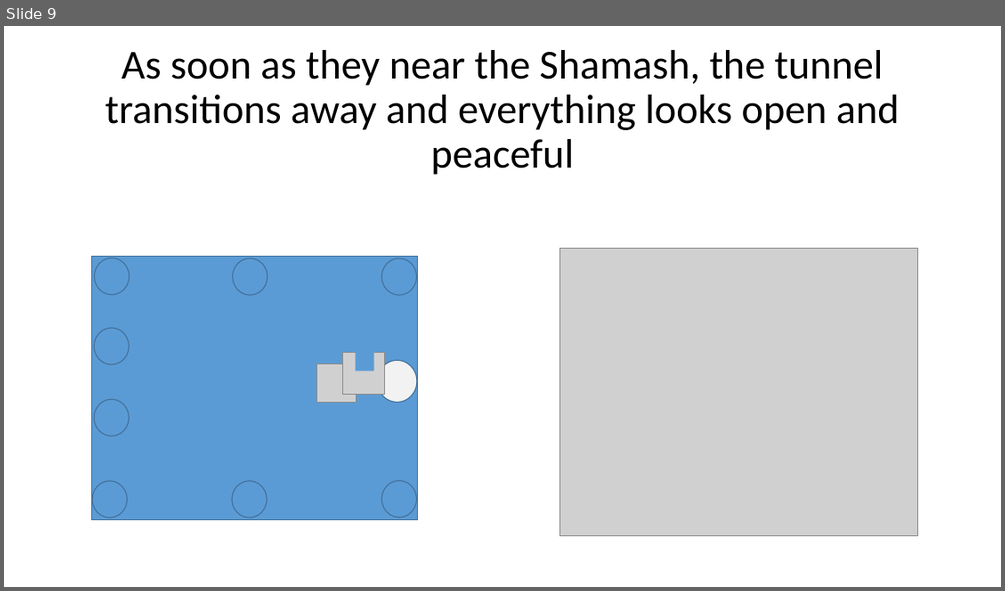
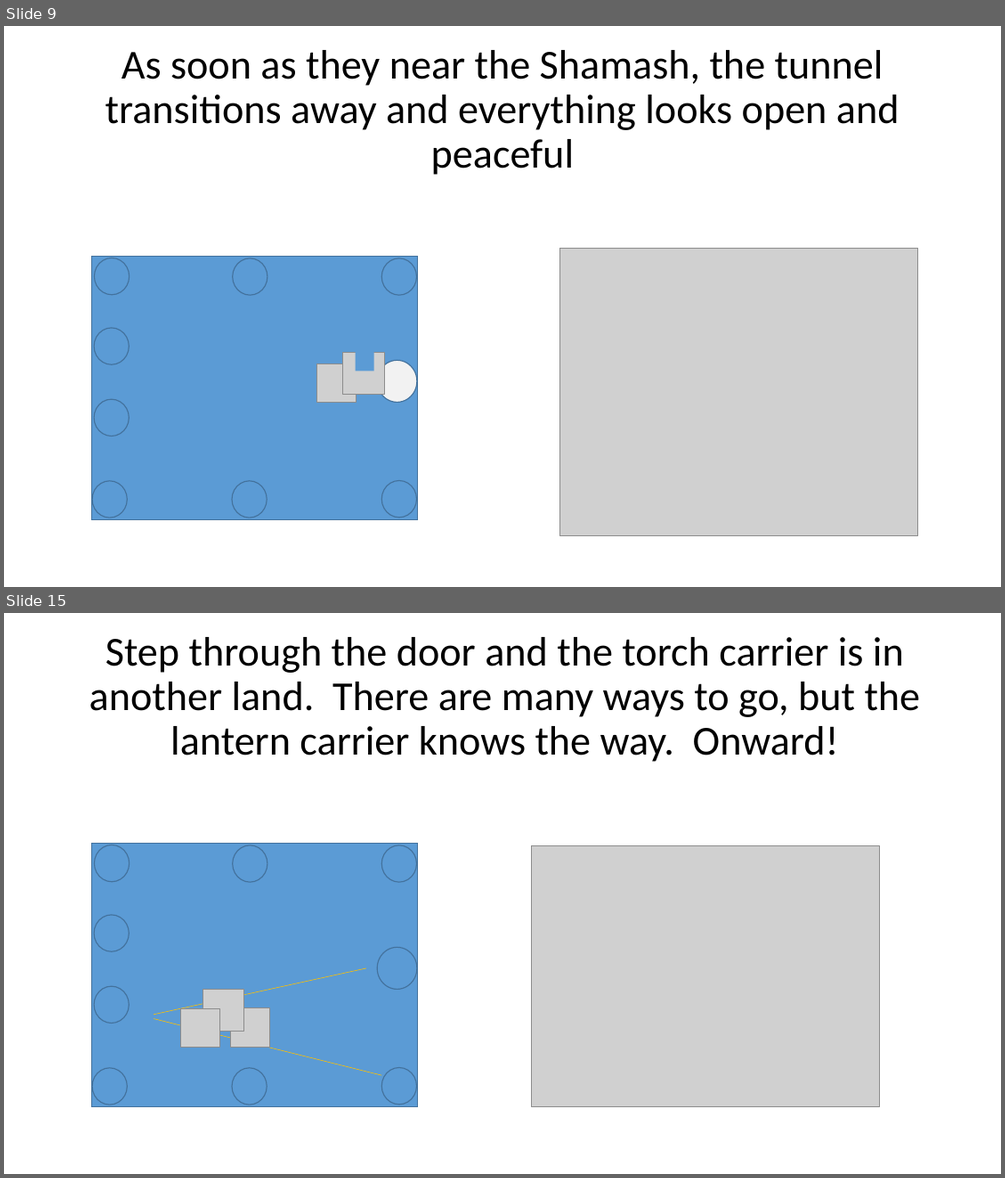
Before and after one commit to mmandel/8Nights2, a slide deck: docs/8NightsVRDesign_Rev2.pptx. Shown one above the other, each under a label of ours: slide 9 before the commit, slides 9 and 15 after it; the slides between them are not shown. The pictures are 1005x591 and 1005x1178 pixels, drawn with LibreOffice and Linux fonts; fonts in the diff are those of the drawing; grey boxes stand for pictures. Boxes give left, top, right and bottom in pixels: in the first picture for what was removed or moved away, otherwise in the second. Text is boxed around its words. In the diff, an @@ line names an element or a change of style, - is before the commit and + after.

```diff
--- a/docs/8NightsVRDesign_Rev2.pptx
+++ b/docs/8NightsVRDesign_Rev2.pptx
@@ slide 15 added at <box>4,613,1001,1174</box>, background #FFFFFF @@
@@ title added at <box>89,637,921,762</box>, 39.6 pt, text #000000 @@
+Step through the door and the torch carrier is in another land. There are many ways to go, but the lantern carrier knows the way. Onward!
@@ rectangle added at <box>92,844,418,1107</box>, fill #5B9BD5, outline #43739E 1 pt @@
@@ ellipse added at <box>95,844,129,882</box>, fill #5B9BD5, outline #43739E 1 pt @@
@@ ellipse added at <box>233,845,268,882</box>, fill #5B9BD5, outline #43739E 1 pt @@
@@ ellipse added at <box>381,845,417,882</box>, fill #5B9BD5, outline #43739E 1 pt @@
@@ picture added at <box>532,845,880,1107</box> @@
@@ ellipse added at <box>94,915,129,951</box>, fill #5B9BD5, outline #43739E 1 pt @@
@@ ellipse added at <box>377,948,417,989</box>, outline #43739E 1 pt @@
@@ ellipse added at <box>94,986,129,1022</box>, fill #5B9BD5, outline #43739E 1 pt @@
@@ line added from (367, 968) to (154, 1014), #FFC000 0.5 pt @@
@@ picture added at <box>181,1008,220,1047</box> @@
@@ picture added at <box>202,989,245,1031</box> @@
@@ picture added at <box>231,1008,269,1046</box> @@
@@ line added from (381, 1075) to (154, 1018), #FFC000 0.5 pt @@
@@ ellipse added at <box>92,1068,128,1104</box>, fill #5B9BD5, outline #43739E 1 pt @@
@@ ellipse added at <box>232,1068,267,1104</box>, fill #5B9BD5, outline #43739E 1 pt @@
@@ ellipse added at <box>381,1068,417,1104</box>, fill #5B9BD5, outline #43739E 1 pt @@
```
Also in this commit, not shown: 7 slides changed, 5 other slides added, 2 slides removed, 1 other file.
